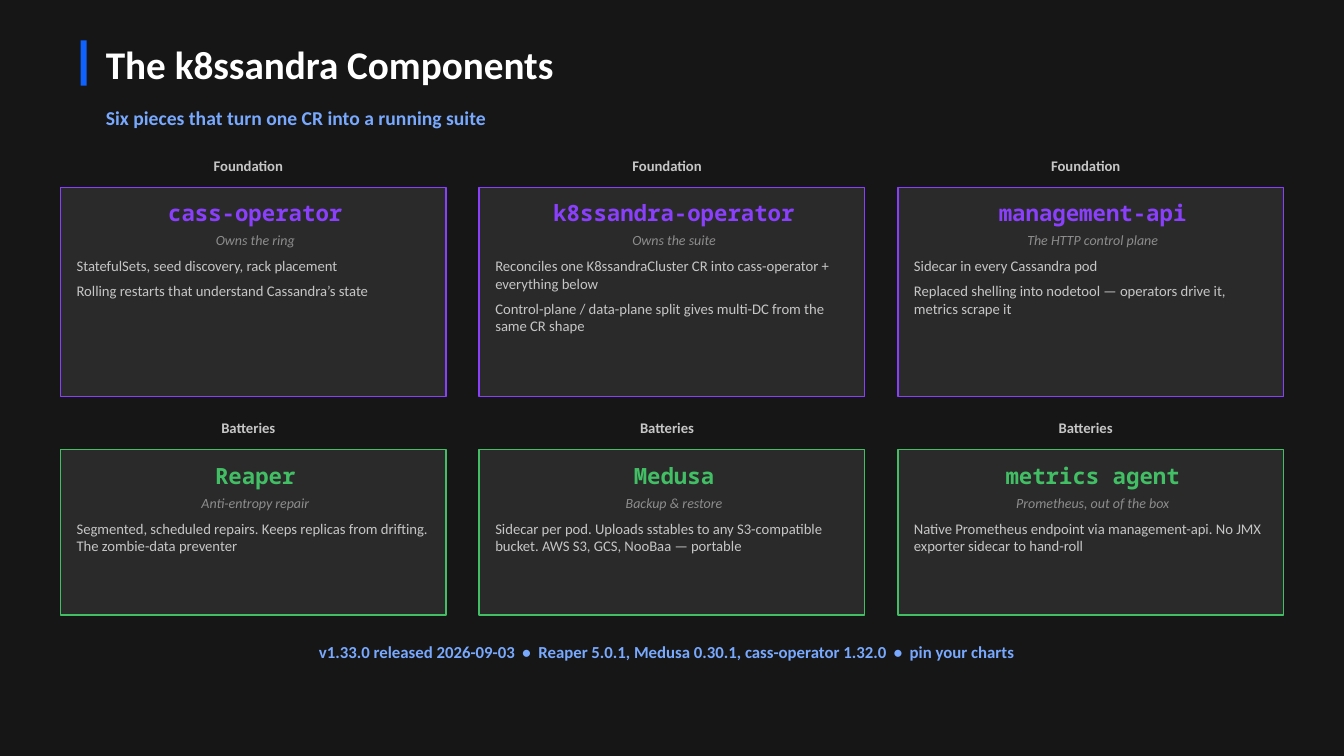
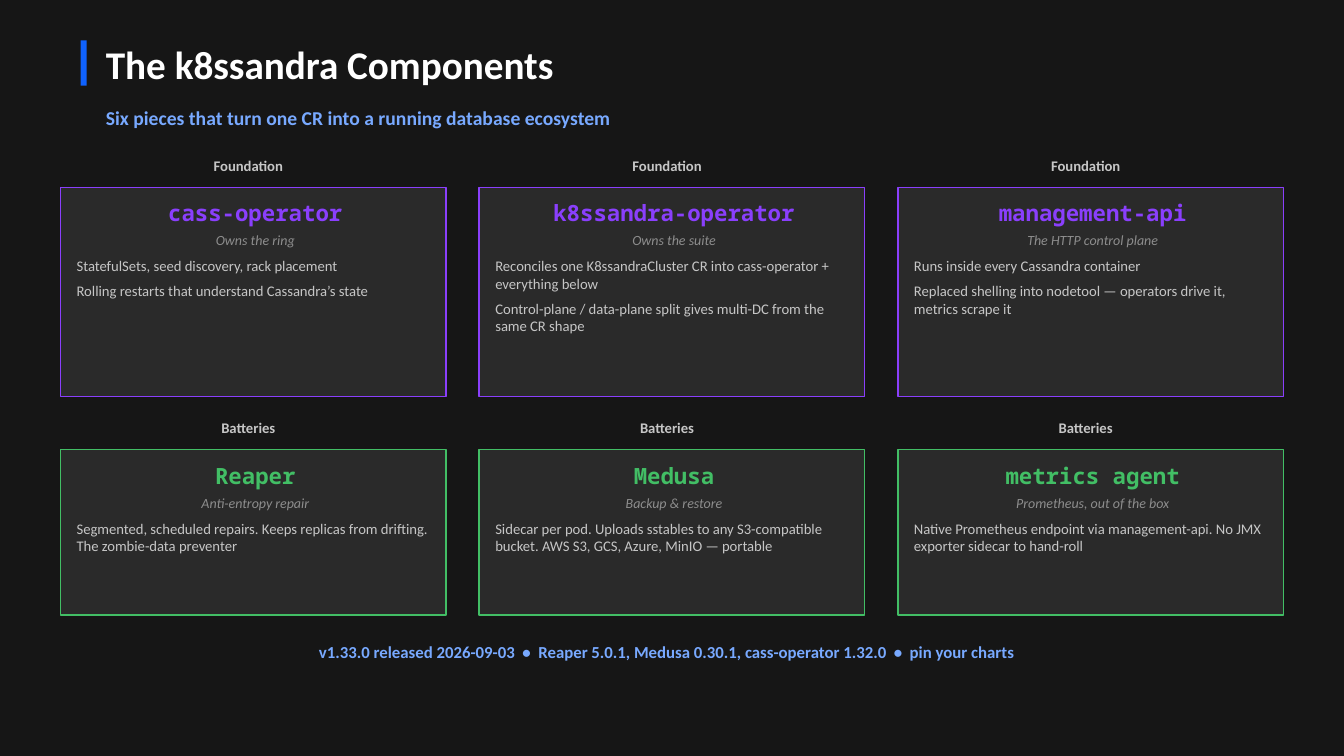
Before and after one commit to jamesc127/k8ssandra-mcp-workshop, a slide deck: slide 4 of k8ssandra-reference-architecture.pptx. Drawn at 1344x756 pixels with LibreOffice and Linux fonts; fonts in the diff are those of the drawing. Boxes give left, top, right and bottom in pixels: in the first picture for what was removed or moved away, otherwise in the second. Text is boxed around its words. In the diff, an @@ line names an element or a change of style, - is before the commit and + after.

```diff
--- a/k8ssandra-reference-architecture.pptx
+++ b/k8ssandra-reference-architecture.pptx
@@ text at (x1=106, y1=111, x2=610, y2=129): text changed @@
-Six pieces that turn one CR into a running suite
+Six pieces that turn one CR into a running database ecosystem
@@ text in rectangle at (x1=914, y1=261, x2=1140, y2=274): text changed @@
-Sidecar in every Cassandra pod
+Runs inside every Cassandra container
@@ text in rectangle at (x1=495, y1=524, x2=822, y2=554): text changed @@
-Sidecar per pod. Uploads sstables to any S3-compatible bucket. AWS S3, GCS, NooBaa — portable
+Sidecar per pod. Uploads sstables to any S3-compatible bucket. AWS S3, GCS, Azure, MinIO — portable
```
Also in this commit, not shown: 13 other slides changed, 1 slide removed.
